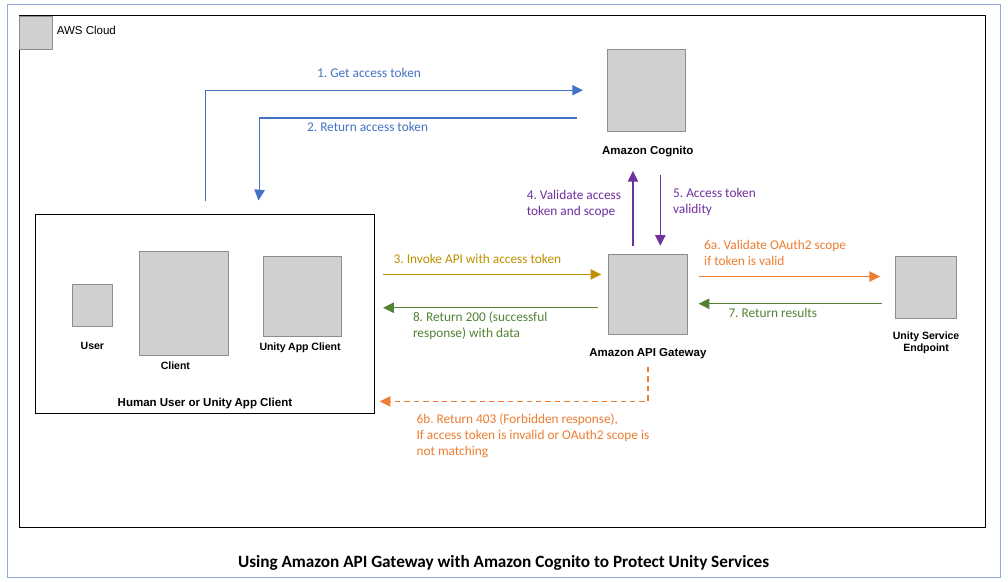
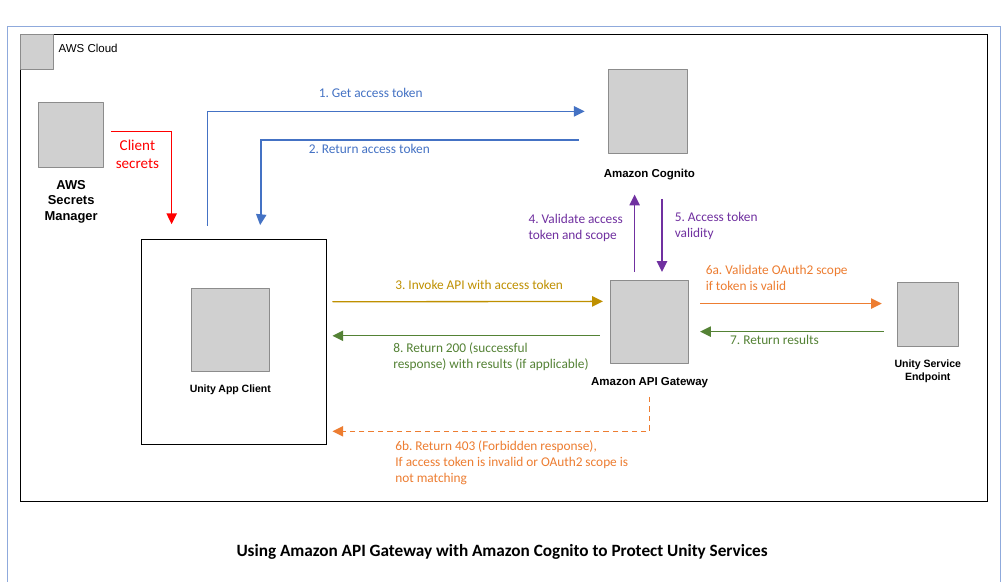
Before and after one commit to yunks128/unity-cs-security, a slide deck: slide 3 of images/security-drawings.pptx. Drawn at 1008x582 pixels with LibreOffice and Linux fonts; fonts in the diff are those of the drawing; grey boxes stand for pictures. Boxes give left, top, right and bottom in pixels: in the first picture for what was removed or moved away, otherwise in the second. Text is boxed around its words. In the diff, an @@ line names an element or a change of style, - is before the commit and + after.

Commit message:
Update images of Unity security guidelines document
Refer to the task unity-sds/unity-cs#36

```diff
--- a/images/security-drawings.pptx
+++ b/images/security-drawings.pptx
@@ rectangle: place and size @@
-rectangle at [8,5,1000,577]
+rectangle at [8,26,1000,582]
@@ rectangle "AWS Cloud": place and size @@
-rectangle "AWS Cloud" at [19,16,986,526]
+rectangle "AWS Cloud" at [21,35,987,502]
@@ picture added at [39,102,103,167] @@
@@ 2 pictures, 2 texts, 1 elbow arrow: place and size @@
-2 pictures, 2 texts, 1 elbow arrow at [19,16,685,200]
+2 pictures, 2 texts, 1 elbow arrow at [21,35,687,225]
@@ elbow arrow added from (112, 131) to (171, 224), #FF0000 1.25 pt @@
@@ text at [116,139,159,168]: text changed; size 9.7 to 14 pt; font Arial to Calibri; text colour #000000 to #FF0000; bold off @@
-Client
+Client secrets
@@ elbow arrow moved from (577, 118) - (258, 200) to (578, 140) - (261, 225) @@
@@ text added at [45,180,98,222], 12 pt, text #000000, bold @@
+AWS Secrets Manager
@@ 4 texts, 3 arrows, 1 picture: place and size @@
-4 texts, 3 arrows, 1 picture at [394,145,956,318]
+4 texts, 3 arrows, 1 picture at [395,168,958,347]
@@ text "5. Access token validity": place and size @@
-text "5. Access token validity" at [673,188,756,215]
+text "5. Access token validity" at [675,211,758,239]
@@ rectangle: place and size @@
-rectangle at [36,214,375,413]
+rectangle at [141,239,326,444]
@@ picture removed at [140,251,228,355] @@
@@ text "6a. Validate OAuth2 scope": place and size @@
-text "6a. Validate OAuth2 scope" at [704,239,846,265]
+text "6a. Validate OAuth2 scope" at [706,265,847,290]
@@ picture removed at [72,285,112,326] @@
@@ picture: place and size @@
-picture at [264,256,342,336]
+picture at [192,288,270,371]
@@ picture: place and size @@
-picture at [609,254,687,333]
+picture at [610,280,689,363]
@@ arrow moved from (383, 274) - (601, 274) to (333, 302) - (603, 301) @@
@@ text removed at [81,341,104,349] @@
-User
@@ arrow moved from (598, 308) - (383, 308) to (599, 336) - (333, 336) @@
@@ text "8. Return 200 (successful": place and size @@
-text "8. Return 200 (successful" at [413,311,547,339]
+text "8. Return 200 (successful" at [393,342,589,370]
@@ text at [393,358,589,370]: text changed @@
-response) with data
+response) with results (if applicable)
@@ 2 texts, 1 arrow: place and size @@
-2 texts, 1 arrow at [589,303,959,359]
+2 texts, 1 arrow at [591,331,961,388]
@@ text "Unity App Client": place and size @@
-text "Unity App Client" at [260,342,340,352]
+text "Unity App Client" at [190,384,271,394]
@@ text in rectangle at [118,397,292,409]: text removed @@
-Human User or Unity App Client
@@ elbow arrow moved from (648, 367) - (380, 401) to (650, 397) - (333, 431) @@
@@ text "6b. Return 403 (Forbidden response),": place and size @@
-text "6b. Return 403 (Forbidden response)," at [417,413,649,458]
+text "6b. Return 403 (Forbidden response)," at [395,440,628,485]
@@ text "Using Amazon API Gateway with ...": place and size @@
-text "Using Amazon API Gateway with ..." at [238,555,769,570]
+text "Using Amazon API Gateway with ..." at [237,544,768,559]
```
Also in this commit, not shown: 2 other slides changed, 2 other files.
